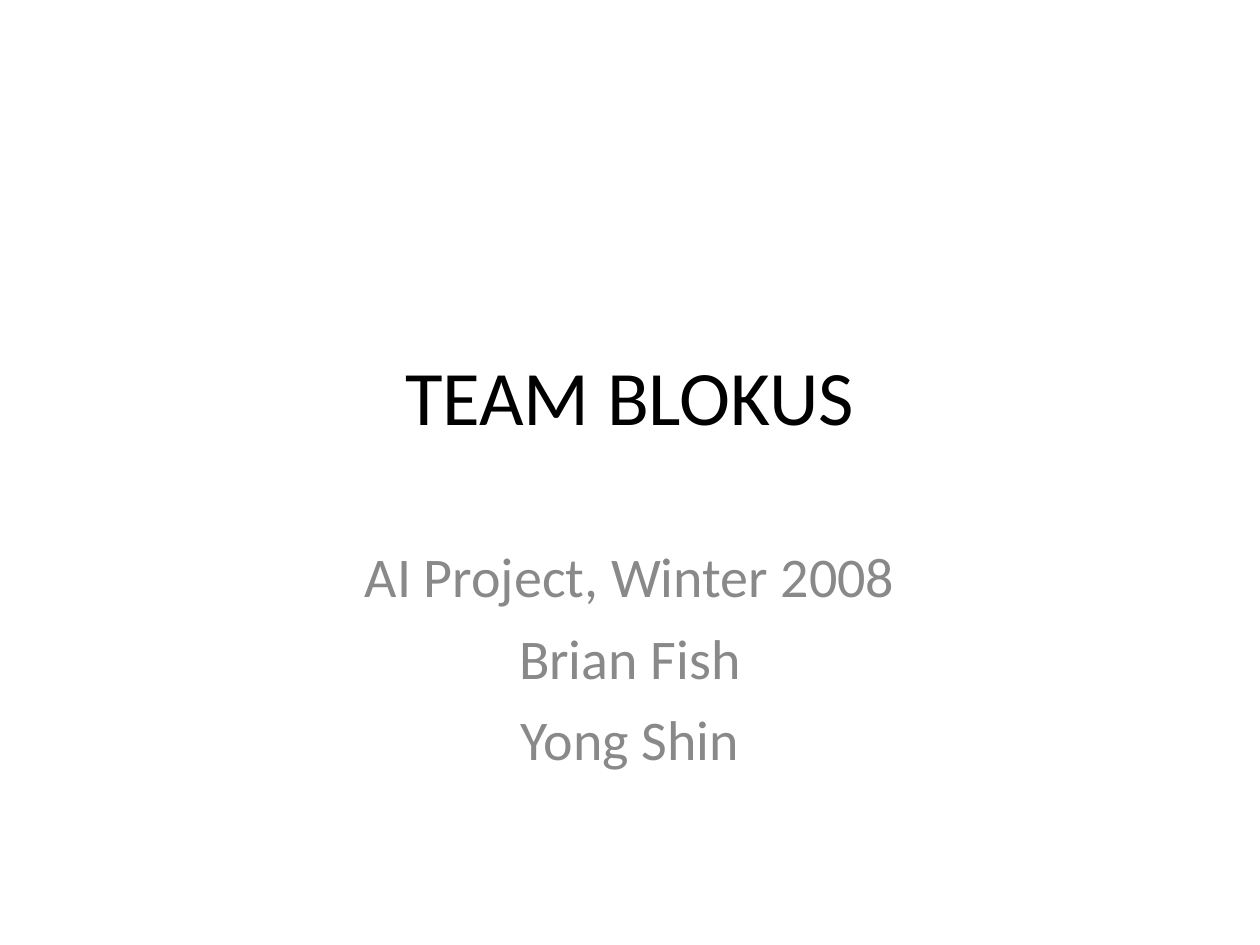
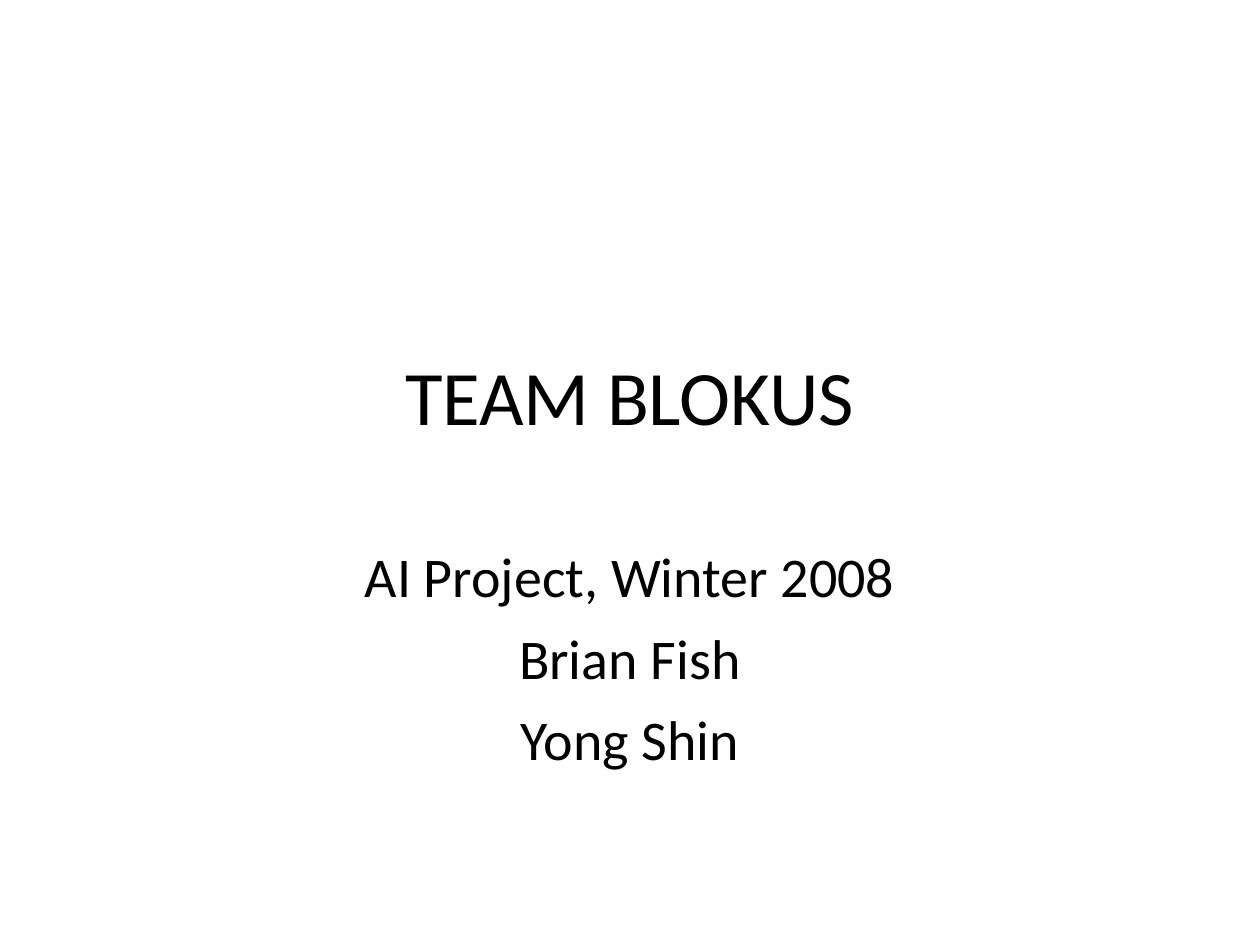
Before and after one commit to supastan/blokus, a slide deck: slide 1 of Blokus presentation.ppt. Drawn at 1260x945 pixels with LibreOffice and Linux fonts; fonts in the diff are those of the drawing. Boxes give left, top, right and bottom in pixels: in the first picture for what was removed or moved away, otherwise in the second. Text is boxed around its words. In the diff, an @@ line names an element or a change of style, - is before the commit and + after.

```diff
--- a/Blokus presentation.ppt
+++ b/Blokus presentation.ppt
@@ subtitle "AI Project, Winter 2008" at (365,558,895,770): text colour #898989 to #000000 @@
```
Also in this commit, not shown: 5 other slides changed, 1 slide added, 4 other files.
